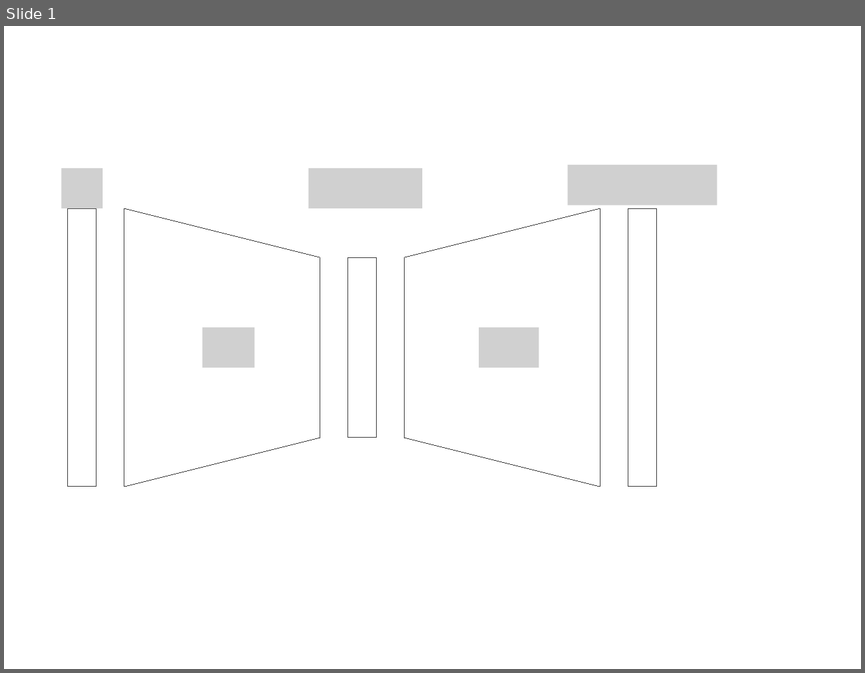
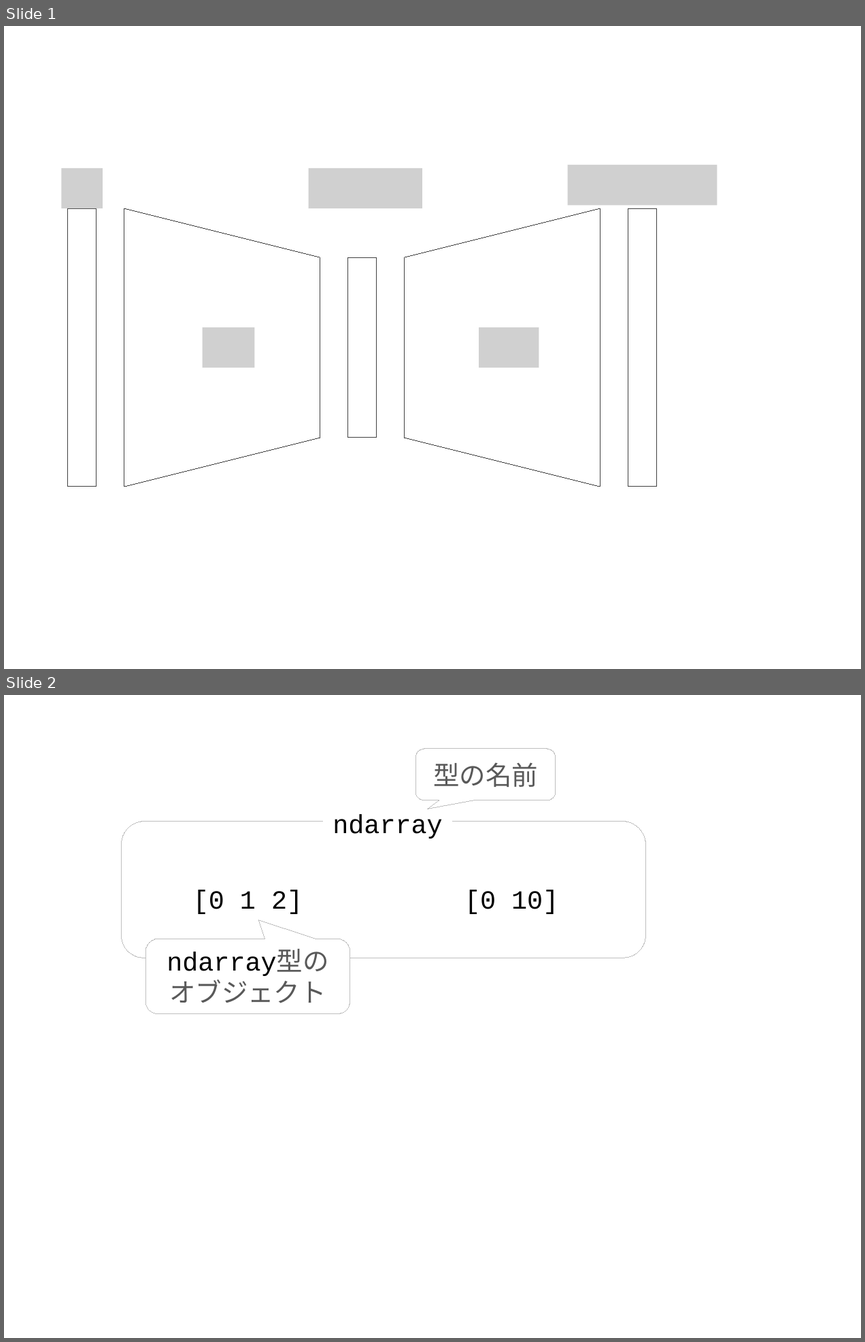
Before and after one commit to kanojikajino/lecture, a slide deck: 4/figs.pptx. Shown one above the other, each under a label of ours: slide 1 before the commit, slides 1 and 2 after it. The pictures are 865x673 and 865x1342 pixels, drawn with LibreOffice and Linux fonts; fonts in the diff are those of the drawing; grey boxes stand for pictures. Boxes give left, top, right and bottom in pixels: in the first picture for what was removed or moved away, otherwise in the second. Text is boxed around its words. In the diff, an @@ line names an element or a change of style, - is before the commit and + after.

```diff
--- a/4/figs.pptx
+++ b/4/figs.pptx
@@ slide 2 added at (4, 695, 861, 1338), background #FFFFFF @@
@@ group added at (122, 749, 646, 1014): 3 rectangles, 2 rounded speech boxes, 1 rounded rectangle @@
+[0 1 2]
+[0 10]
+ndarray
+型の名前
+ndarray型のオブジェクト
```
Also in this commit, not shown: 1 other slide added, 1 slide removed, 4 other files.
